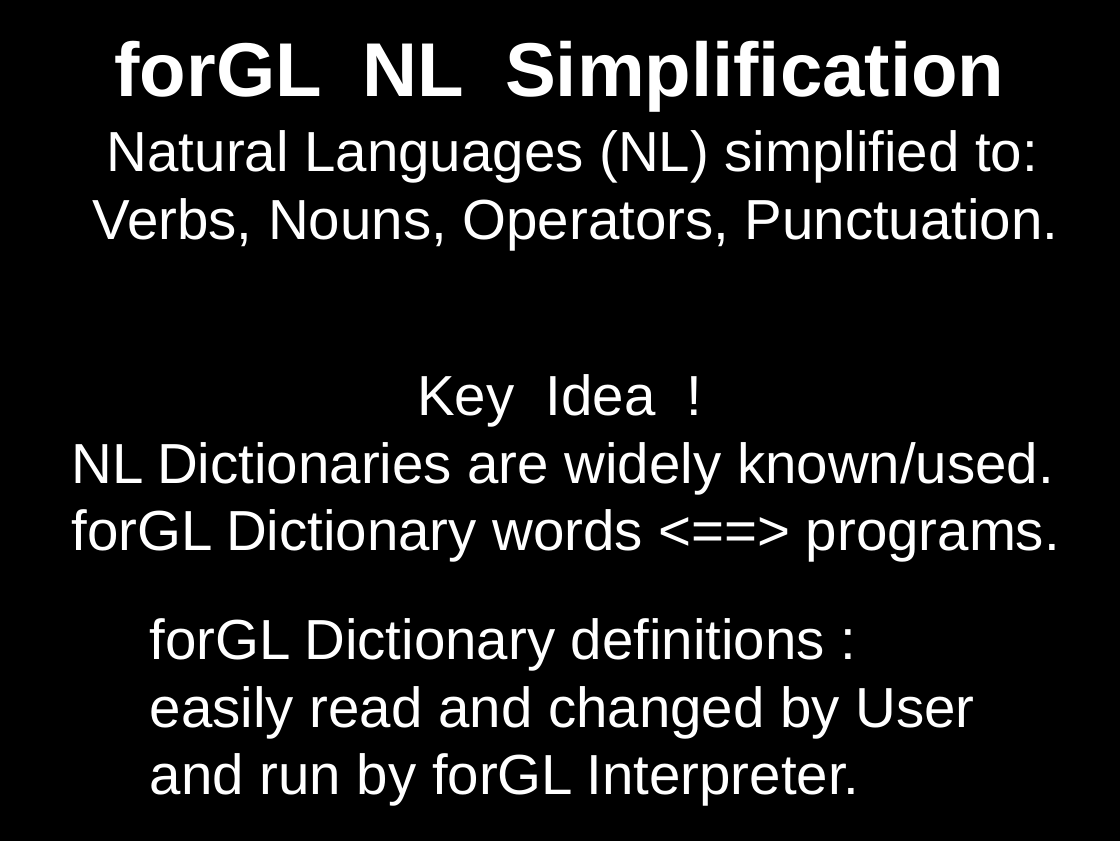
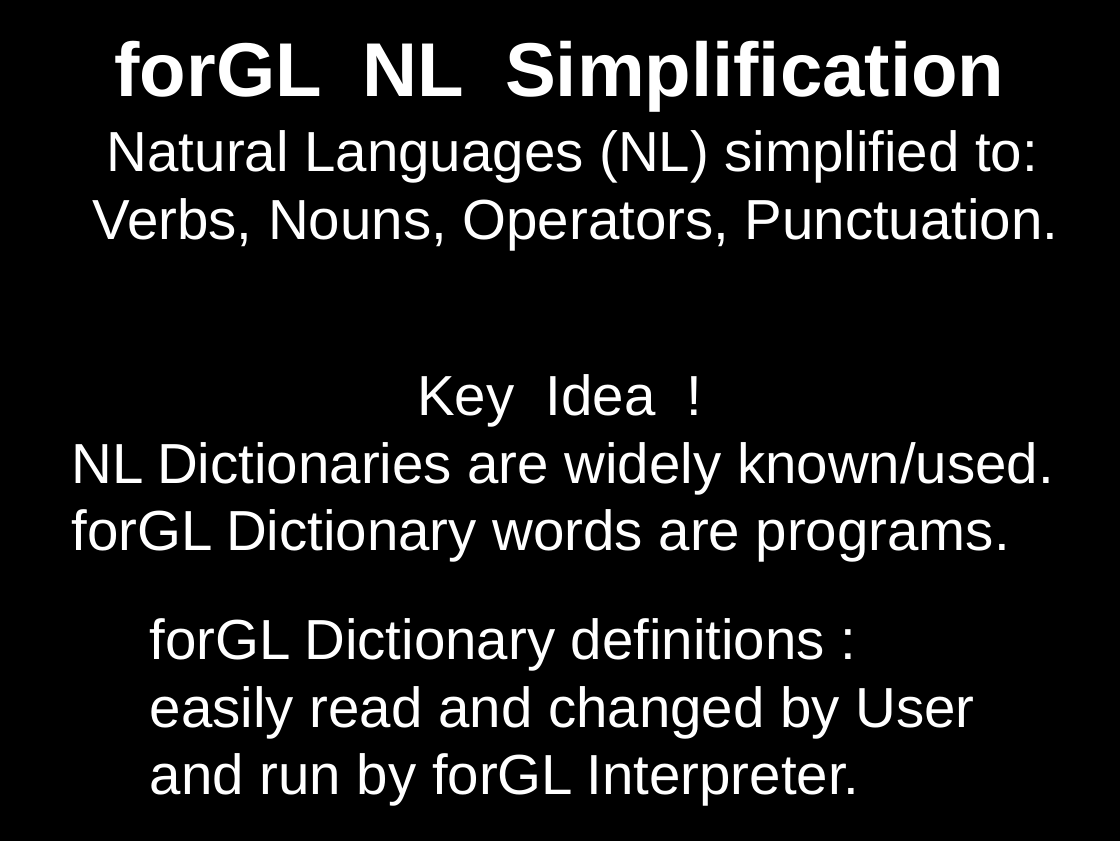
Before and after one commit to RMax2015/forGL, a slide deck: slide 7 of Docs/Presentations/src/forGL_at_Haxe_US_2019.odp (slide 4 before the commit). Drawn at 1120x841 pixels with LibreOffice and Linux fonts; fonts in the diff are those of the drawing. Boxes give left, top, right and bottom in pixels: in the first picture for what was removed or moved away, otherwise in the second. Text is boxed around its words. In the diff, an @@ line names an element or a change of style, - is before the commit and + after.

```diff
--- a/Docs/Presentations/src/forGL_at_Haxe_US_2019.odp
+++ b/Docs/Presentations/src/forGL_at_Haxe_US_2019.odp
@@ subtitle at (72, 509, 1010, 561): text changed @@
-forGL Dictionary words <==> programs.
+forGL Dictionary words are programs.
```
Also in this commit, not shown: 7 other slides changed, 6 slides added.
